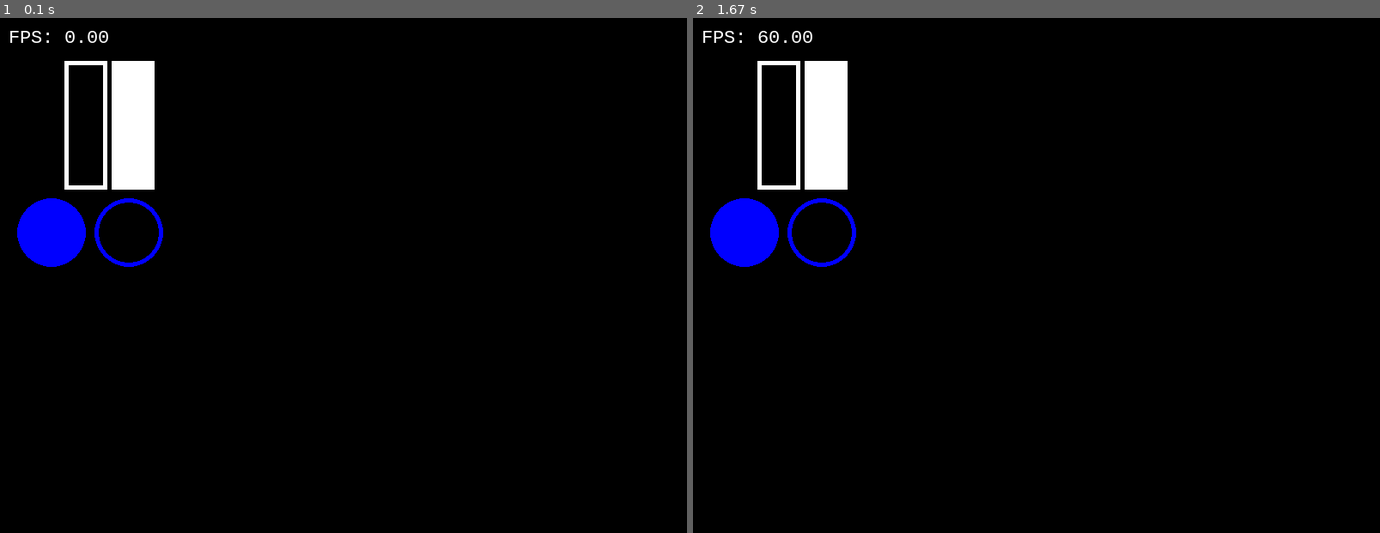
Above: before the commit, frames 1-2 (left to right).
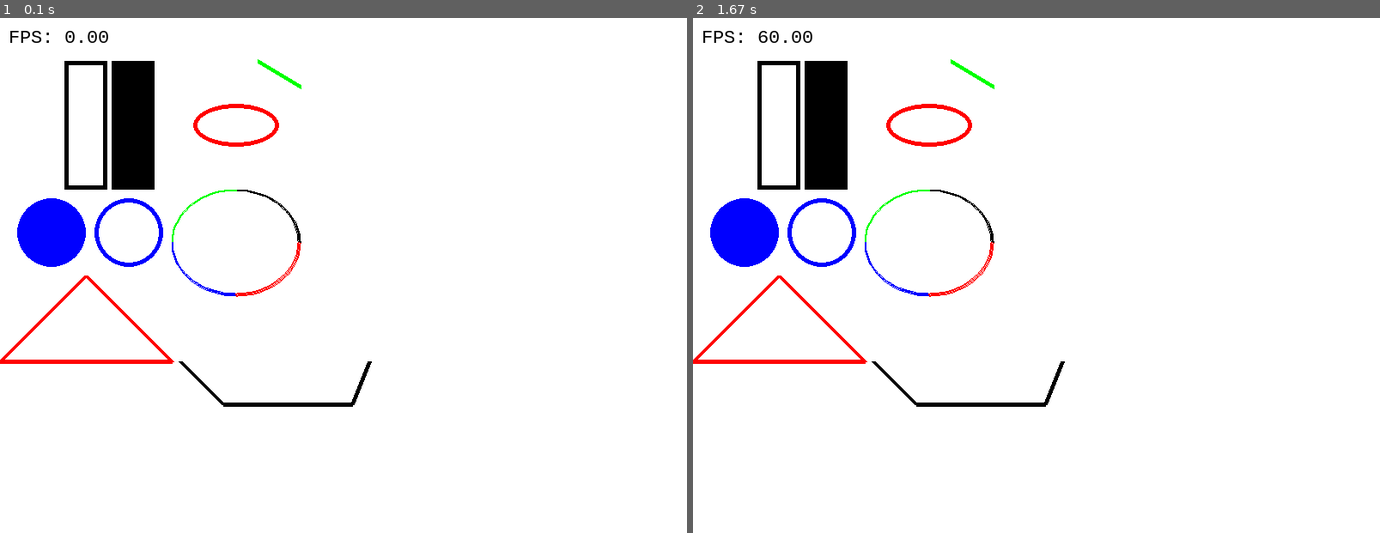
Above: after the commit, the same moments.

Repository: gwahak/Pygame
Game: pygame game, started from Lession02/BasicDraw/BasicDraw.py
The game is run twice, just before and just after one commit, with the same random seed, the same clock (stepped at 60 frames per second) and the same inputs.
Inputs:
- Up to frame 1 (0.1 s): no input
- Up to frame 2 (1.67 s): no input

The runs differ from the first frame. In frame 1, 98% of the frame differs, in the area x 0-100%, y 0-100%; in frame 2, 98%.

Commit message:
基本繪製

Diff:
--- a/Lession02/BasicDraw/BasicDraw.py
+++ b/Lession02/BasicDraw/BasicDraw.py
@@ -1,4 +1,9 @@
+'''
+改寫 http://www.pygame.org/docs/ref/draw.html 的範例
+'''
+
 import pygame
+from math import pi
 
 BLACK = (  0,   0,   0)
 WHITE = (255, 255, 255)
@@ -41,20 +46,43 @@
 def draw():
     global screen, clock, font
 
-    screen.fill((0, 0, 0))
-    screen.blit(font.render("FPS: {0:.2F}".format(clock.get_fps()), True, (255, 255, 255)), (10, 10))
+    screen.fill((255, 255, 255))
+    screen.blit(font.render("FPS: {0:.2F}".format(clock.get_fps()), True, BLACK), (10, 10))
 
     # 矩形
     # [x1, y1, w, h]
-    pygame.draw.rect(screen, WHITE, [75, 50, 50, 150], 5)
+    pygame.draw.rect(screen, BLACK, [75, 50, 50, 150], 5)
 
     # 矩形(填滿)
-    pygame.draw.rect(screen, WHITE, [130, 50, 50, 150], 0)
+    pygame.draw.rect(screen, BLACK, [130, 50, 50, 150], 0)
 
     # 圓形
     pygame.draw.circle(screen, BLUE, [60, 250], 40)
     pygame.draw.circle(screen, BLUE, [150, 250], 40, 5)
 
+    # 橢圓
+    pygame.draw.ellipse(screen, RED, [225, 100, 100, 50], 5)
+
+    # 弧線
+    rest = [200, 200, 150, 125]
+    pygame.draw.arc(screen, BLACK, rest, 0, pi/2, 2)
+    pygame.draw.arc(screen, GREEN, rest, pi/2, pi, 2)
+    pygame.draw.arc(screen, BLUE,  rest, pi, 3*pi/2, 2)
+    pygame.draw.arc(screen, RED,   rest, 3*pi/2, 2*pi, 2)
+
+    # 多邊形
+    pygame.draw.polygon(screen, RED, [[100, 300], [0, 400], [200, 400]], 5)
+
+    # 線
+    pygame.draw.line(screen, GREEN, [300, 50], [350, 80], 5)
+
+    # 更多線
+    # {3}: closed
+    pygame.draw.lines(screen, BLACK, False, [[210, 400], [260, 450], [410, 450], [430, 400]], 5)
+
+    # 圖片
+
+
     pygame.display.update()
 
 if __name__ == '__main__':
